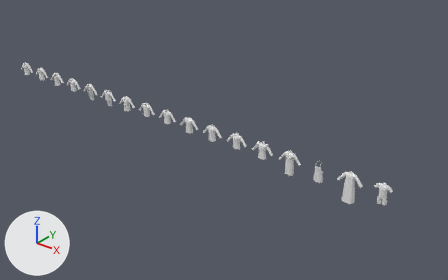
Renders of the Blender file Attires/Attires_Layerwear2/Attires_Layerwear2_ALL.blend from each side of a commit.
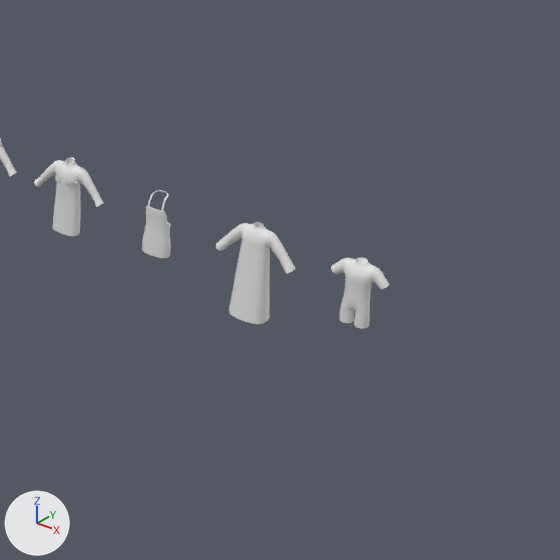
Old and new are each drawn whole from a 50 mm lens placed at (32.58, -21.05, 14.04), pointed at (14.74, 1.25, 0.21) and again close up on the part from 60% to 100% of the width and 36% to 100% of the height. The lights are fixed; the arrows at lower left show +X, +Y and +Z. The last two pictures show the newer version.

Names of what the first close-up shows: 'Attire_Layerwear2_PriestCassock', 'Attire_Layerwear2_PriestCassock_Sleeves', 'Attire_Layerwear2_SweeperApron', 'Attire_Layerwear2_UniformCossack', 'Attire_Layerwear2_WeightlifterCostume', 'Attire_Layerwear2_WeightlifterCostume_Sleeves' and 2 more.
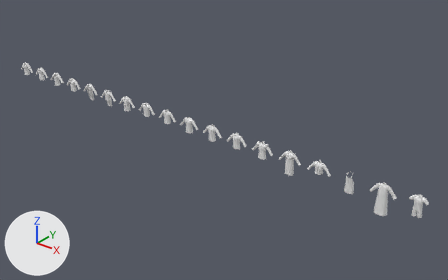
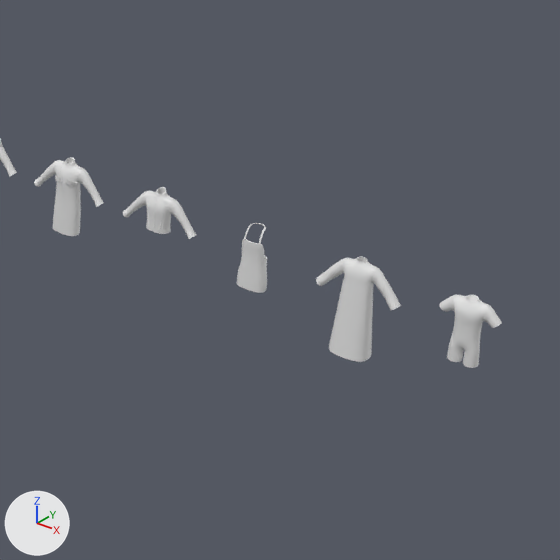
The change, as JSON lines over the scene's bpy script:
```json
{"op": "add", "block": "me_attire_layerwear2_uniformpelisse", "code": ["me_attire_layerwear2_uniformpelisse = bpy.data.meshes.new('Attire_Layerwear2_UniformPelisse')", "me_attire_layerwear2_uniformpelisse.from_pydata(...)  # 2299 vertices, 2401 faces; spans x -0.207..0.207, y -0.152..0.125, z 0.968..1.593", "me_attire_layerwear2_uniformpelisse.polygons.foreach_set('use_smooth', [True] * 2401)"]}
{"op": "set", "path": "ob_attire_layerwear2_weightliftercostume.location", "old": "(24.0, 0.0, 0.0)", "new": "(25.5, 0.0, 0.0)"}
{"op": "set", "path": "ob_attire_layerwear2_weightliftercostume_sleeves.location", "old": "(24.0, 0.0, 0.0)", "new": "(25.5, 0.0, 0.0)"}
{"op": "set", "path": "ob_attire_layerwear2_priestcassock.location", "old": "(22.5, 0.0, 0.0)", "new": "(24.0, 0.0, 0.0)"}
{"op": "set", "path": "ob_attire_layerwear2_priestcassock_sleeves.location", "old": "(22.5, 0.0, 0.0)", "new": "(24.0, 0.0, 0.0)"}
{"op": "set", "path": "ob_attire_layerwear2_sweeperapron.location", "old": "(21.0, 0.0, 0.0)", "new": "(22.5, 0.0, 0.0)"}
{"op": "add", "block": "ob_attire_layerwear2_uniformpelisse_sleeves", "code": ["ob_attire_layerwear2_uniformpelisse_sleeves = bpy.data.objects.new('Attire_Layerwear2_UniformPelisse_Sleeves', me_attire_layerwear2_uniformcossack_sleeves.copy())  # the mesh of ob_attire_layerwear2_uniformcossack_sleeves", "ob_attire_layerwear2_uniformpelisse_sleeves.location = (21.0, 0.0, 0.0)", "_m = ob_attire_layerwear2_uniformpelisse_sleeves.modifiers.new('Mirror', 'MIRROR')", "_m.use_clip = True"]}
{"op": "add", "block": "ob_attire_layerwear2_uniformpelisse", "code": ["ob_attire_layerwear2_uniformpelisse = bpy.data.objects.new('Attire_Layerwear2_UniformPelisse', me_attire_layerwear2_uniformpelisse)", "ob_attire_layerwear2_uniformpelisse.location = (21.0, 0.0, 0.0)"]}
```

Location of each change, [x1, y1, x2, y2] in pixels of the close-ups (560 x 560 px):
```json
{"object": "Attire_Layerwear2_PriestCassock", "change": "moved", "before": [229, 222, 273, 324], "after": [329, 257, 377, 362]}
{"object": "Attire_Layerwear2_WeightlifterCostume", "change": "moved", "before": [339, 257, 377, 329], "after": [447, 295, 489, 368]}
{"object": "Attire_Layerwear2_SweeperApron", "change": "moved", "before": [142, 190, 171, 258], "after": [237, 223, 267, 293]}
{"object": "Attire_Layerwear2_PriestCassock_Sleeves", "change": "moved", "before": [216, 223, 296, 274], "after": [316, 257, 401, 310]}
{"object": "Attire_Layerwear2_UniformPelisse", "change": "added", "after": [145, 187, 175, 234]}
{"object": "Attire_Layerwear2_WeightlifterCostume_Sleeves", "change": "moved", "before": [331, 257, 390, 289], "after": [439, 294, 502, 328]}
{"object": "Attire_Layerwear2_UniformPelisse_Sleeves", "change": "added", "after": [123, 191, 196, 239]}
```
